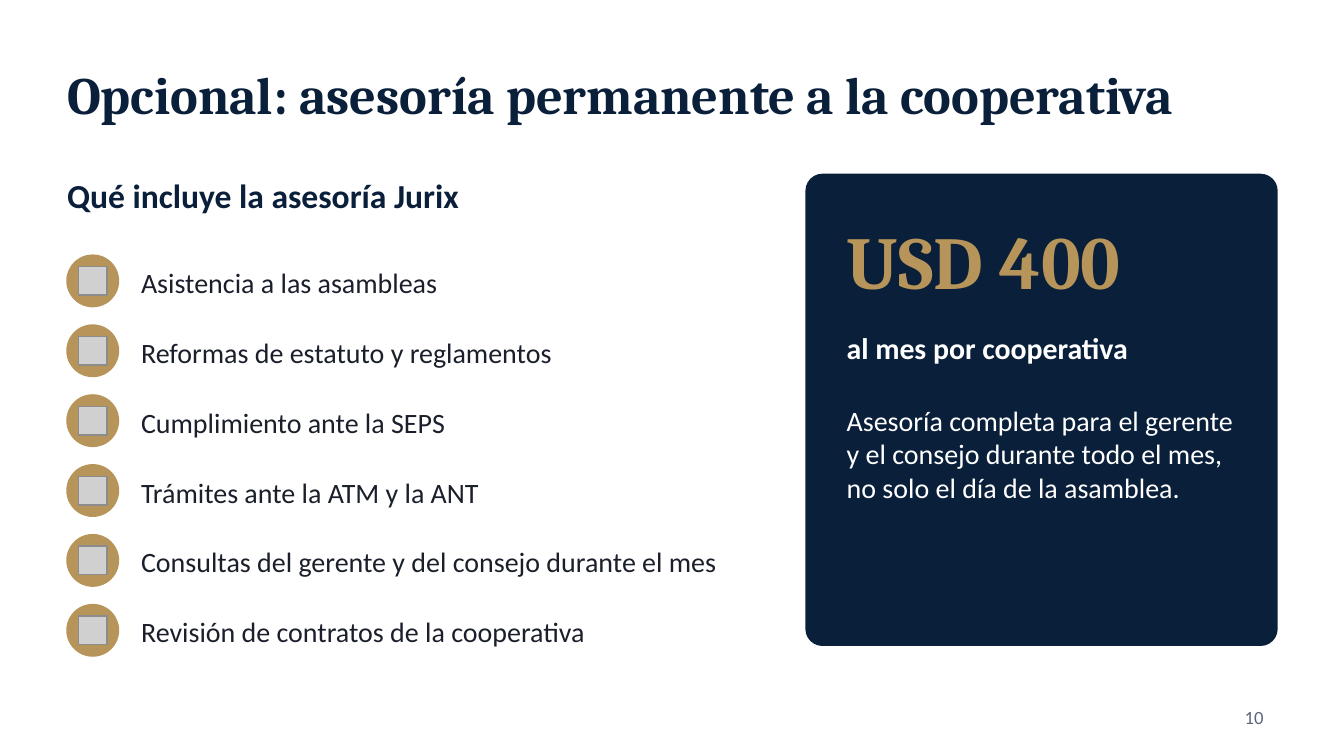
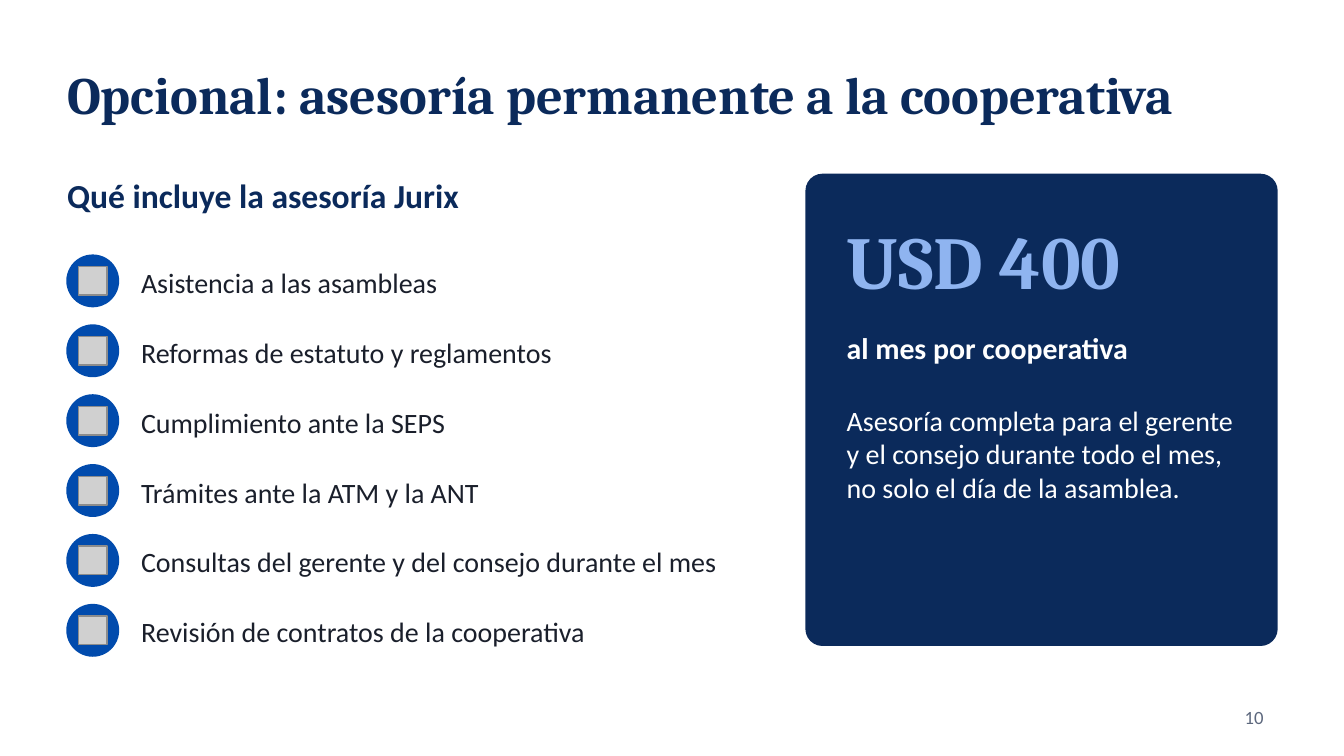
Before and after one commit to fernandotufino1983-arch/Almacenamiento-claude, a slide deck: slide 10 of jurix-global/presentacion-plan-ruta-segura-version-b.pptx. Drawn at 1344x756 pixels with LibreOffice and Linux fonts; fonts in the diff are those of the drawing; grey boxes stand for pictures; background and template pictures are left out. Boxes give left, top, right and bottom in pixels: in the first picture for what was removed or moved away, otherwise in the second. Text is boxed around its words. In the diff, an @@ line names an element or a change of style, - is before the commit and + after.

```diff
--- a/jurix-global/presentacion-plan-ruta-segura-version-b.pptx
+++ b/jurix-global/presentacion-plan-ruta-segura-version-b.pptx
@@ title "Opcional: asesoría permanente a la ..." at [67, 76, 1173, 125]: text colour #0A1F3A to #0B2A5B @@
@@ text "Qué incluye la asesoría Jurix" at [67, 184, 459, 214]: text colour #0A1F3A to #0B2A5B @@
@@ rounded rectangle at [806, 175, 1277, 645]: fill #0A1F3A to #0B2A5B; outline #0A1F3A 1 pt to #0B2A5B 1 pt @@
@@ text "USD 400" at [847, 238, 1121, 290]: text colour #B7955A to #8FB4F0 @@
@@ fill #B7955A to #014BAD; outline #B7955A 1 pt to #014BAD 1 pt in 6 elements at [67, 255, 118, 306], [67, 325, 118, 376], [67, 395, 118, 446], [67, 465, 118, 516], [67, 535, 118, 586], [67, 605, 118, 656] @@
```
Also in this commit, not shown: 10 other slides changed, 13 other files.
